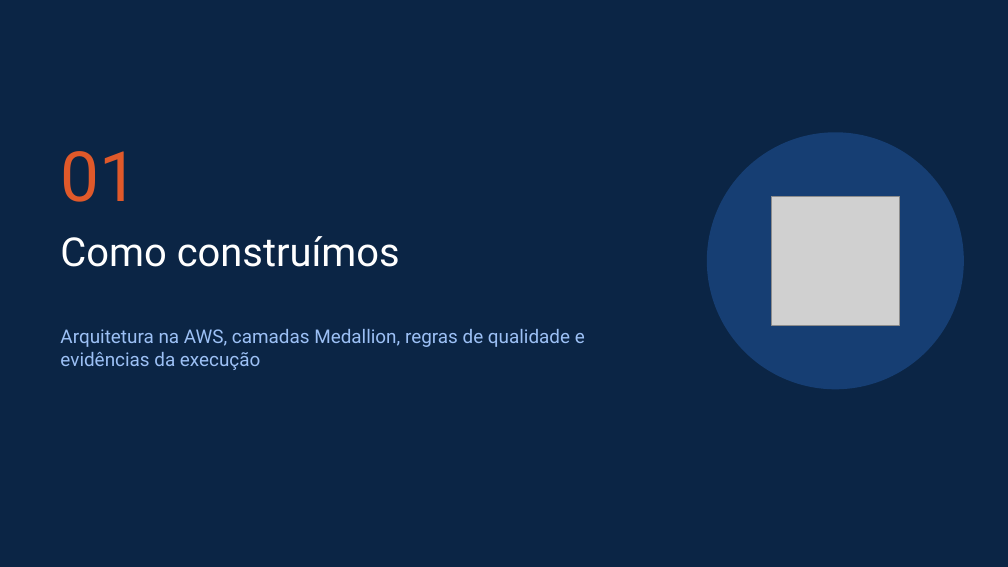
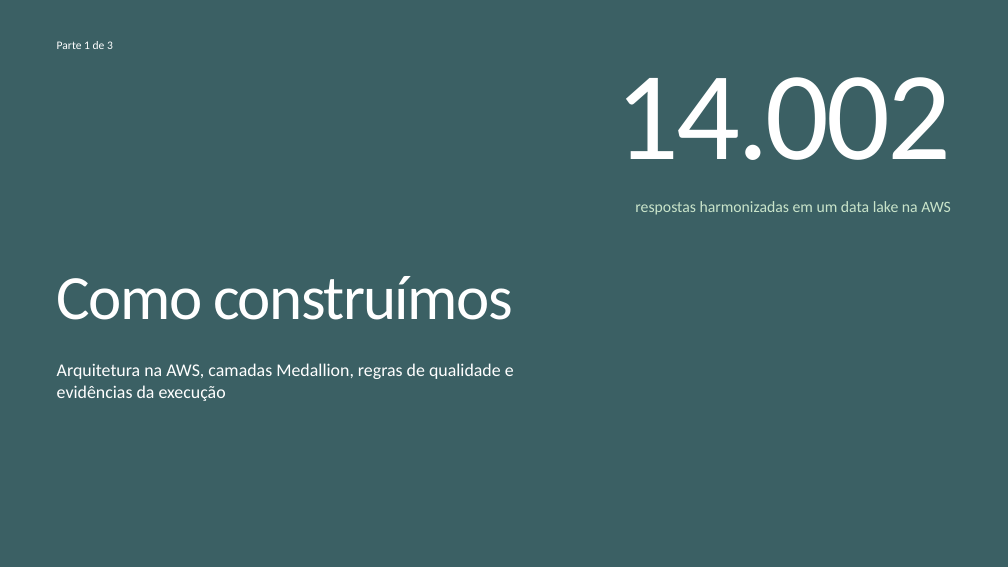
Before and after one commit to gabrielmzacharias-cloud/tech-challenge-fase3-state-of-data, a slide deck: slide 5 of entrega/TechChallenge_Fase3_DTAT.pptx. Drawn at 1008x567 pixels with LibreOffice and Linux fonts; fonts in the diff are those of the drawing; grey boxes stand for pictures. Boxes give left, top, right and bottom in pixels: in the first picture for what was removed or moved away, otherwise in the second. Text is boxed around its words. In the diff, an @@ line names an element or a change of style, - is before the commit and + after.

```diff
--- a/entrega/TechChallenge_Fase3_DTAT.pptx
+++ b/entrega/TechChallenge_Fase3_DTAT.pptx
@@ background #0B2545 to #3B6064 @@
@@ text added at <box>57,41,113,49</box>, 11 pt, text #FFFFFF @@
+Parte 1 de 3
@@ text added at <box>616,77,951,160</box>, 120 pt, text #FFFFFF @@
+14.002
@@ title "Como construímos": place and size @@
-title "Como construímos" at <box>60,236,400,267</box>
+title "Como construímos" at <box>57,276,512,320</box>
@@ title "Como construímos" at <box>57,276,512,320</box>: size 38 to 60 pt, font Roboto to Calibri, letter spacing 0 to -1.5 pt; line spacing 1 to 0.9; vertical alignment top to bottom @@
@@ ellipse removed at <box>707,132,964,389</box> @@
@@ text removed at <box>60,151,138,202</box> @@
-01
@@ text added at <box>635,201,951,215</box>, 15 pt, text #C9E4CA @@
+respostas harmonizadas em um data lake na AWS
@@ picture removed at <box>771,197,900,325</box> @@
@@ text "Arquitetura na AWS, camadas Medallion, ...": place and size @@
-text "Arquitetura na AWS, camadas Medallion, ..." at <box>60,329,585,370</box>
+text "Arquitetura na AWS, camadas Medallion, ..." at <box>57,363,514,401</box>
@@ text "Arquitetura na AWS, camadas Medallion, ..." at <box>57,363,514,401</box>: size 18 to 17 pt, font Roboto to Calibri, text colour #9CC0F5 to #FFFFFF @@
```
Also in this commit, not shown: 34 other slides changed, 6 other files.
